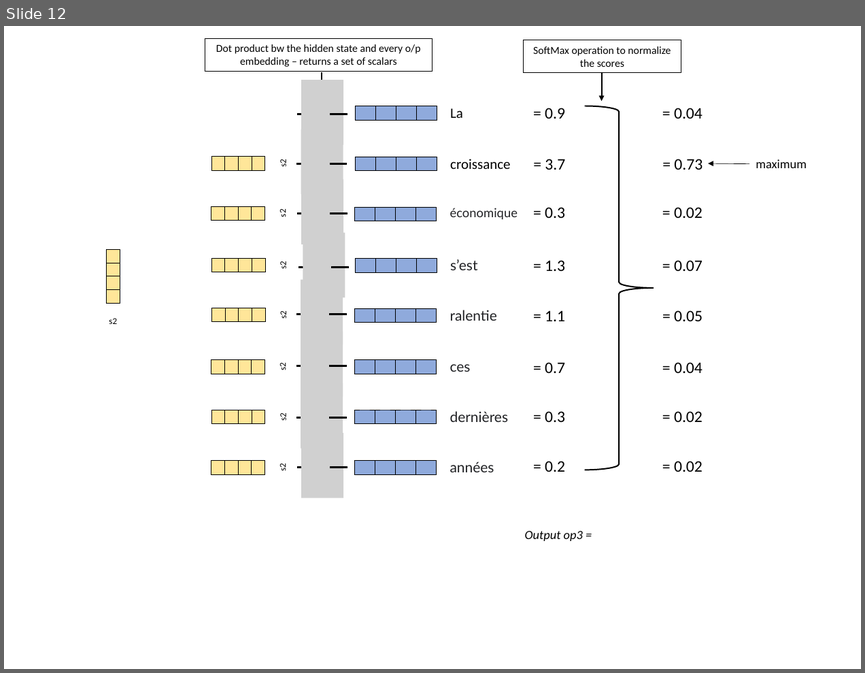
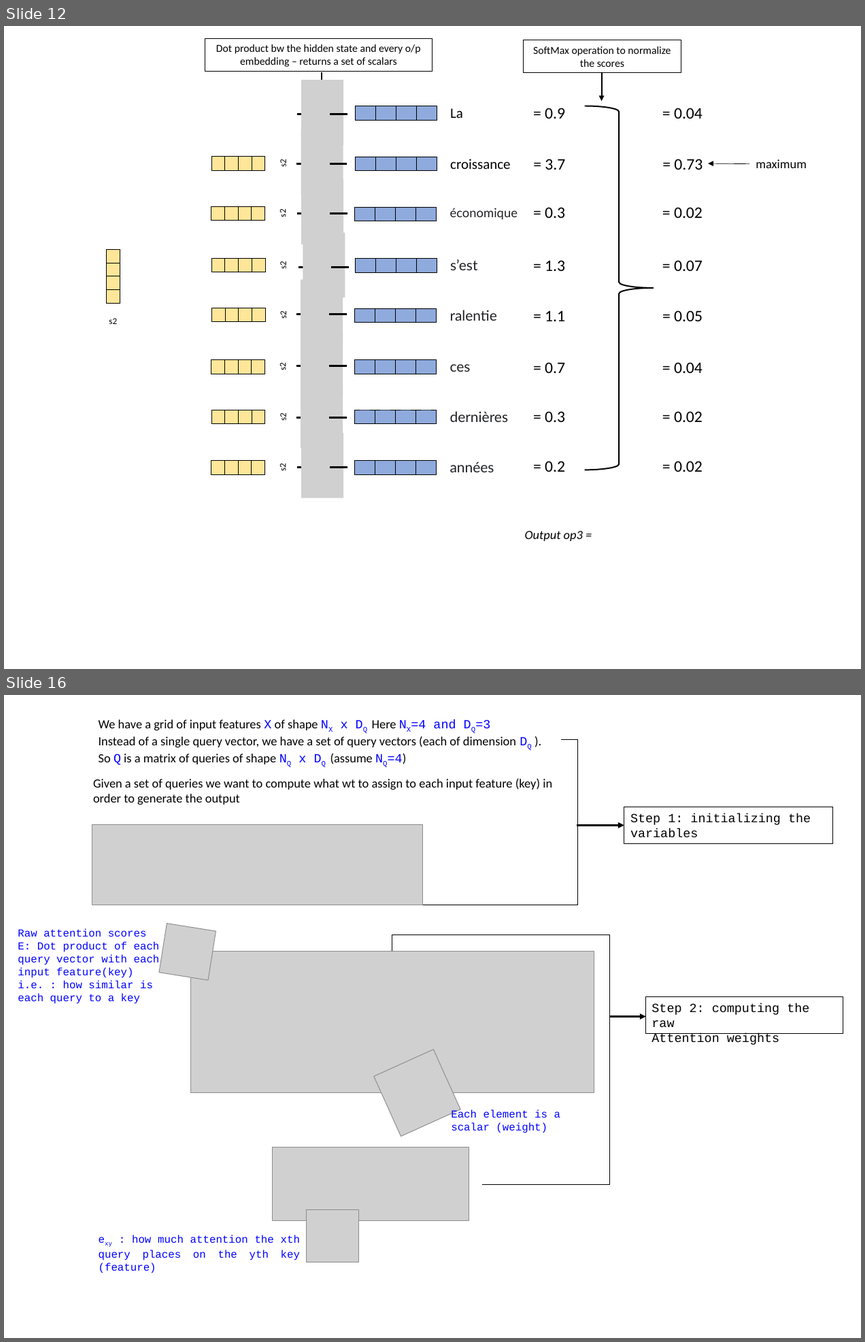
Before and after one commit to ShaunakSen/Data-Visualiation, a slide deck: Animations/Simple animations using powerpoint/learn_animations [Autosaved].pptx. Shown one above the other, each under a label of ours: slide 12 before the commit, slides 12 and 16 after it; the slides between them are not shown. The pictures are 865x673 and 865x1342 pixels, drawn with LibreOffice and Linux fonts; fonts in the diff are those of the drawing; grey boxes stand for pictures. Boxes give left, top, right and bottom in pixels: in the first picture for what was removed or moved away, otherwise in the second. Text is boxed around its words. In the diff, an @@ line names an element or a change of style, - is before the commit and + after.

```diff
--- a/Animations/Simple animations using powerpoint/learn_animations [Autosaved].pptx
+++ b/Animations/Simple animations using powerpoint/learn_animations [Autosaved].pptx
@@ slide 16 added at (4,695,861,1338), background #FFFFFF @@
@@ text added at (99,719,516,765), 14 pt, text #000000 @@
+We have a grid of input features X of shape NX x DQ Here NX=4 and DQ=3
+Instead of a single query vector, we have a set of query vectors (each of dimension DQ ). So Q is a matrix of queries of shape NQ x DQ (assume NQ=4)
@@ elbow line added from (561, 739) to (374, 904), #000000 0.5 pt @@
@@ text added at (93,778,552,804), 14 pt, text #000000 @@
+Given a set of queries we want to compute what wt to assign to each input feature (key) in order to generate the output
@@ rectangle added at (624,807,832,844), outline #000000 0.75 pt, 14 pt, text #000000 @@
+Step 1: initializing the variables
@@ picture added at (92,824,422,904) @@
@@ arrow added from (577, 825) to (624, 825), #000000 2.25 pt @@
@@ text added at (18,929,160,1004), 12 pt, text #0000FF @@
+Raw attention scores
+E: Dot product of each query vector with each input feature(key)
+i.e. : how similar is each query to a key
@@ picture added at (159,923,216,980) @@
@@ elbow line added from (392, 951) to (482, 1185), #000000 0.5 pt @@
@@ picture added at (190,951,594,1093) @@
@@ rectangle added at (645,997,843,1034), outline #000000 0.75 pt, 14 pt, text #000000 @@
+Step 2: computing the raw
+Attention weights
@@ arrow added from (610, 1016) to (646, 1016), #000000 2.25 pt @@
@@ picture added at (373,1049,460,1136) @@
@@ text added at (451,1109,560,1133), 12 pt, text #0000FF @@
+Each element is a
+scalar (weight)
@@ picture added at (272,1147,469,1221) @@
@@ picture added at (307,1210,359,1262) @@
@@ text added at (99,1235,300,1273), 12 pt, text #0000FF @@
+exy : how much attention the xth query places on the yth key (feature)
```
Also in this commit, not shown: 3 other slides added.
